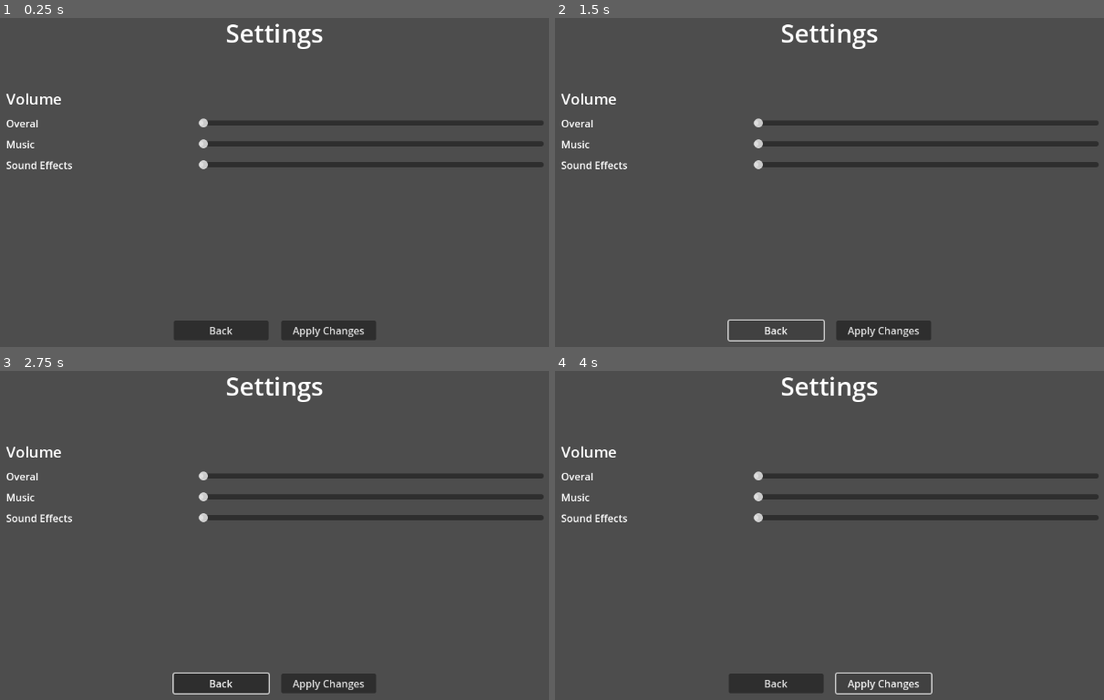
Above: before the commit, frames 1-4 (two rows, left to right).
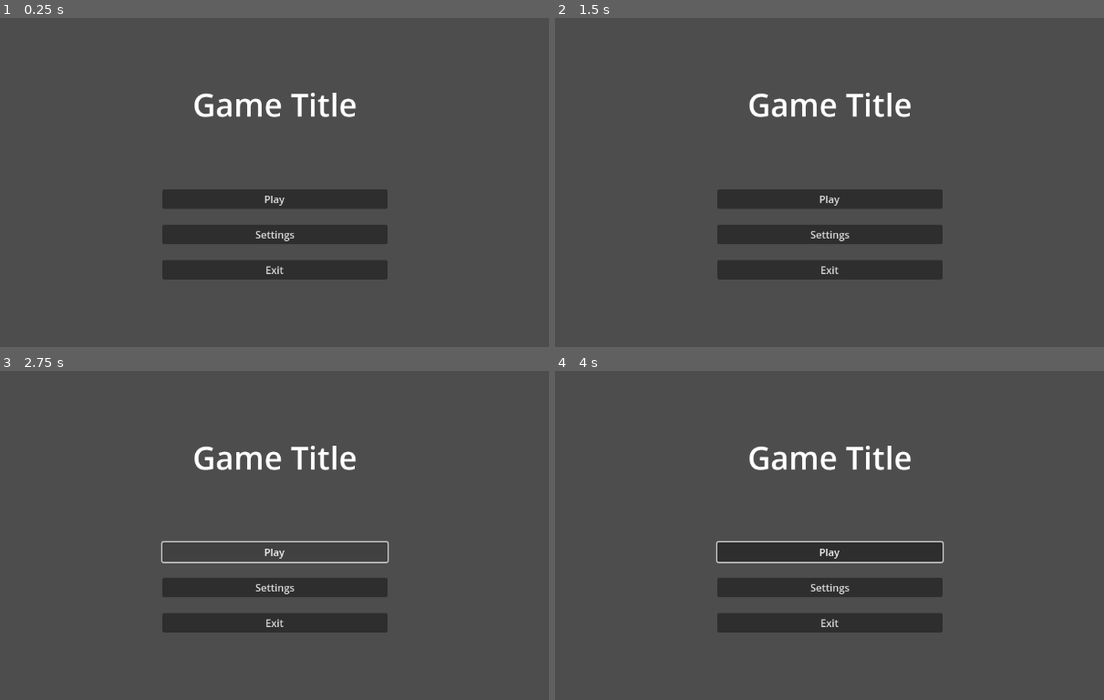
Above: after the commit, the same moments.

Repository: MichaelRRyan/ReusableGodotScreenManager
Game: Godot game, scene res://ScreenManager/screen_manager.tscn
The game is run twice, just before and just after one commit, with the same random seed, the same clock (stepped at 60 frames per second) and the same inputs. Before the commit the project has no main scene; this scene is started directly in both runs.
Inputs (mouse positions are in pixels of both pictures, inside the frame that each line leads up to):
- Up to frame 1 (0.25 s): no input
- Up to frame 2 (1.5 s): click (829, 235) at 0.5 s, where only the run after the commit has a clickable "Settings"; click "Back" at 1.25 s
- Up to frame 3 (2.75 s): click (274, 551) at 2 s, where only the run after the commit has a clickable "Play"
- Up to frame 4 (4 s): click (829, 551) at 2.75 s, where only the run after the commit has a clickable "Play"; click (884, 683) at 3.5 s, where only the run before the commit has a clickable "Apply Changes"

The runs differ from the first frame. In frame 1, 14% of the frame differs, in the area x 1-100%, y 1-98%; in frame 2, 13%; in frame 3, 12%; in frame 4, 14%.

Commit message:
Added screen change functionality

Diff:
--- /dev/null
+++ b/ScreenManager/screen_manager.gd
@@ -0,0 +1,39 @@
+extends CanvasLayer
+
+enum ScreenName {
+	NONE = -1,
+	MAIN_MENU = 0,
+	SETTINGS = 1,
+}
+
+@onready var _scenes = {
+	ScreenName.MAIN_MENU: $MainMenu,
+	ScreenName.SETTINGS: $SettingsMenu,
+}
+
+@onready var _current_scene = $MainMenu
+
+
+#-------------------------------------------------------------------------------
+func _switch_scene(new_scene_name : ScreenName) -> void:
+	_current_scene.hide()
+	_current_scene = _scenes[new_scene_name]
+	_current_scene.show()
+
+
+#-------------------------------------------------------------------------------
+func _on_main_menu_play_pressed():
+	pass # Replace with function body.
+
+
+#-------------------------------------------------------------------------------
+func _on_main_menu_settings_pressed():
+	_switch_scene(ScreenName.SETTINGS)
+
+
+#-------------------------------------------------------------------------------
+func _on_settings_menu_back_pressed():
+	_switch_scene(ScreenName.MAIN_MENU)
+
+
+#-------------------------------------------------------------------------------
--- a/ScreenManager/screen_manager.tscn
+++ b/ScreenManager/screen_manager.tscn
@@ -1,11 +1,17 @@
-[gd_scene load_steps=3 format=3 uid="uid://2kytxl6on7v8"]
+[gd_scene load_steps=4 format=3 uid="uid://2kytxl6on7v8"]
 
 [ext_resource type="PackedScene" uid="uid://b4mxefha17sy6" path="res://Screens/main_menu.tscn" id="1_44be3"]
+[ext_resource type="Script" path="res://ScreenManager/screen_manager.gd" id="1_trq2h"]
 [ext_resource type="PackedScene" uid="uid://df2awoiaeqt6i" path="res://Screens/settings_menu.tscn" id="2_t2gpc"]
 
 [node name="ScreenManager" type="CanvasLayer"]
+script = ExtResource("1_trq2h")
 
 [node name="MainMenu" parent="." instance=ExtResource("1_44be3")]
+
+[node name="SettingsMenu" parent="." instance=ExtResource("2_t2gpc")]
 visible = false
 
-[node name="SettingsMenu" parent="." instance=ExtResource("2_t2gpc")]
+[connection signal="play_pressed" from="MainMenu" to="." method="_on_main_menu_play_pressed"]
+[connection signal="settings_pressed" from="MainMenu" to="." method="_on_main_menu_settings_pressed"]
+[connection signal="back_pressed" from="SettingsMenu" to="." method="_on_settings_menu_back_pressed"]
--- /dev/null
+++ b/Screens/main_menu.gd
@@ -0,0 +1,22 @@
+extends Control
+
+signal play_pressed
+signal settings_pressed
+
+
+#-------------------------------------------------------------------------------
+func _on_play_pressed():
+	play_pressed.emit()
+
+
+#-------------------------------------------------------------------------------
+func _on_settings_pressed():
+	settings_pressed.emit()
+
+
+#-------------------------------------------------------------------------------
+func _on_exit_pressed():
+	get_tree().quit()
+
+
+#-------------------------------------------------------------------------------
--- a/Screens/main_menu.tscn
+++ b/Screens/main_menu.tscn
@@ -1,4 +1,6 @@
-[gd_scene format=3 uid="uid://b4mxefha17sy6"]
+[gd_scene load_steps=2 format=3 uid="uid://b4mxefha17sy6"]
+
+[ext_resource type="Script" path="res://Screens/main_menu.gd" id="1_xdue1"]
 
 [node name="MainMenu" type="Control"]
 layout_mode = 3
@@ -7,6 +9,7 @@
 anchor_bottom = 1.0
 grow_horizontal = 2
 grow_vertical = 2
+script = ExtResource("1_xdue1")
 
 [node name="BoxContainer" type="BoxContainer" parent="."]
 layout_mode = 1
@@ -46,3 +49,7 @@
 [node name="Exit" type="Button" parent="BoxContainer/Buttons"]
 layout_mode = 2
 text = "Exit"
+
+[connection signal="pressed" from="BoxContainer/Buttons/Play" to="." method="_on_play_pressed"]
+[connection signal="pressed" from="BoxContainer/Buttons/Settings" to="." method="_on_settings_pressed"]
+[connection signal="pressed" from="BoxContainer/Buttons/Exit" to="." method="_on_exit_pressed"]
--- /dev/null
+++ b/Screens/settings_menu.gd
@@ -0,0 +1,10 @@
+extends Control
+
+signal back_pressed
+
+#-------------------------------------------------------------------------------
+func _on_back_button_pressed():
+	back_pressed.emit()
+
+
+#-------------------------------------------------------------------------------
--- a/Screens/settings_menu.tscn
+++ b/Screens/settings_menu.tscn
@@ -1,4 +1,6 @@
-[gd_scene format=3 uid="uid://df2awoiaeqt6i"]
+[gd_scene load_steps=2 format=3 uid="uid://df2awoiaeqt6i"]
+
+[ext_resource type="Script" path="res://Screens/settings_menu.gd" id="1_r2ci1"]
 
 [node name="SettingsMenu" type="Control"]
 layout_mode = 3
@@ -7,6 +9,7 @@
 anchor_bottom = 1.0
 grow_horizontal = 2
 grow_vertical = 2
+script = ExtResource("1_r2ci1")
 
 [node name="BoxContainer" type="BoxContainer" parent="."]
 layout_mode = 1
@@ -95,3 +98,5 @@
 custom_minimum_size = Vector2(150, 0)
 layout_mode = 2
 text = "Apply Changes"
+
+[connection signal="pressed" from="BoxContainer/HBoxContainer/BackButton" to="." method="_on_back_button_pressed"]
--- a/project.godot
+++ b/project.godot
@@ -11,5 +11,6 @@
 [application]
 
 config/name="ReusableGodotMenuSystem"
+run/main_scene="res://ScreenManager/screen_manager.tscn"
 config/features=PackedStringArray("4.3", "Forward Plus")
 config/icon="res://Assets/Images/icon.svg"
